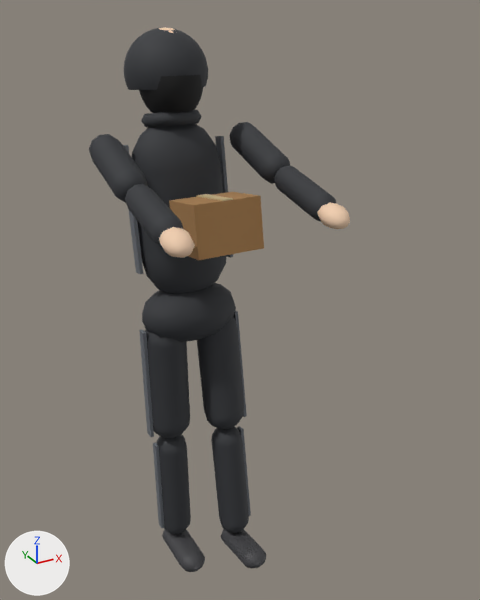
The glTF model city-hold/public/models/placeholder/char_looter_01_tracksuit_arms_spread.glb as it was, and as the next commit left it.
Camera for both pictures: a 50 mm camera at (-0.827, -1.853, 1.822) aimed at (0.086, -0.193, 0.992). The axes (+X, +Y, +Z) are drawn at lower left. The lights are the same throughout. The first picture is the older version. Both versions are drawn at frame 4 of the action 'held'; the numbers are the values there.
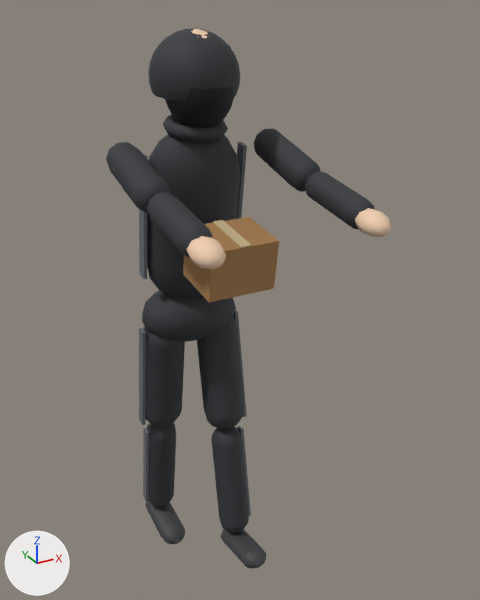
Not drawn themselves, but carrying or shaping drawn objects: ob_legl, ob_torso, ob_head, ob_arml, ob_armr.

What differs and where, as boxes [x1, y1, x2, y2] in the pictures (480 x 600 px):
'Mesh_5', turned: before [132, 124, 227, 294]; after [147, 135, 240, 298]
'Mesh_14', turned: before [169, 192, 264, 260]; after [183, 217, 279, 302]
'Mesh_9', turned: before [124, 28, 208, 90]; after [148, 28, 240, 102]
'Mesh_1', turned: before [145, 329, 190, 438]; after [143, 327, 185, 427]
'Mesh_2', turned: before [157, 434, 191, 534]; after [147, 423, 176, 507]
'Mesh_11', turned: before [89, 134, 148, 203]; after [106, 142, 170, 214]
'Mesh_11.001', turned: before [230, 122, 290, 184]; after [254, 128, 321, 192]
'Mesh_10', turned: before [139, 75, 203, 113]; after [165, 86, 234, 128]
'Mesh_12', turned: before [125, 184, 183, 246]; after [147, 192, 213, 258]
'Mesh_12.001', turned: before [274, 166, 336, 221]; after [305, 172, 375, 229]
'Mesh_3', turned: before [162, 529, 205, 572]; after [145, 501, 185, 544]
'Mesh_13', turned: before [159, 227, 195, 258]; after [187, 236, 226, 269]
'Mesh_7', turned: before [141, 110, 202, 128]; after [163, 114, 228, 142]
'Mesh_13.001', turned: before [317, 202, 350, 229]; after [355, 208, 391, 237]
'Mesh_4.001', turned: before [139, 329, 154, 437]; after [139, 328, 146, 425]
'Mesh_4.004', turned: before [123, 145, 144, 274]; after [139, 152, 147, 279]
'Mesh_4', turned: before [153, 442, 165, 528]; after [143, 428, 149, 501]
'Mesh_4.005', turned: before [215, 136, 233, 258]; after [237, 142, 247, 219]
'Mesh_15', turned: before [197, 194, 233, 201]; after [213, 220, 251, 248]
'Mesh_8', turned (mostly hidden): before [159, 27, 175, 33]; after [191, 29, 210, 39]

The change, as a list of edits to the scene's bpy script:
```text
Change ob_legl:
    ob_legl.rotation_euler: (-0.0281, 0.0, 0.0) -> (0.165, 0.0, 0.0)  # degrees (-1.6, 0, 0) -> degrees (9.5, 0, 0)
Change ob_torso:
    ob_torso.rotation_euler: (-0.157, 0.0, 0.0) -> (0.15, 0.0, 0.0)  # degrees (-9, 0, 0) -> degrees (8.6, 0, 0)
Change ob_head:
    ob_head.rotation_euler: (0.0786, 0.0, 0.0) -> (-0.075, 0.0, 0.0)  # degrees (4.5, 0, 0) -> degrees (-4.3, 0, 0)
Change ob_arml:
    ob_arml.rotation_euler: (-1.099, 0.0, 0.0) -> (-1.45, 0.0, 0.0)  # degrees (-63, 0, 0) -> degrees (-83, 0, 0)
Change ob_armr:
    ob_armr.rotation_euler: (-1.099, 0.0, 0.0) -> (-1.45, 0.0, 0.0)  # degrees (-63, 0, 0) -> degrees (-83, 0, 0)
```
